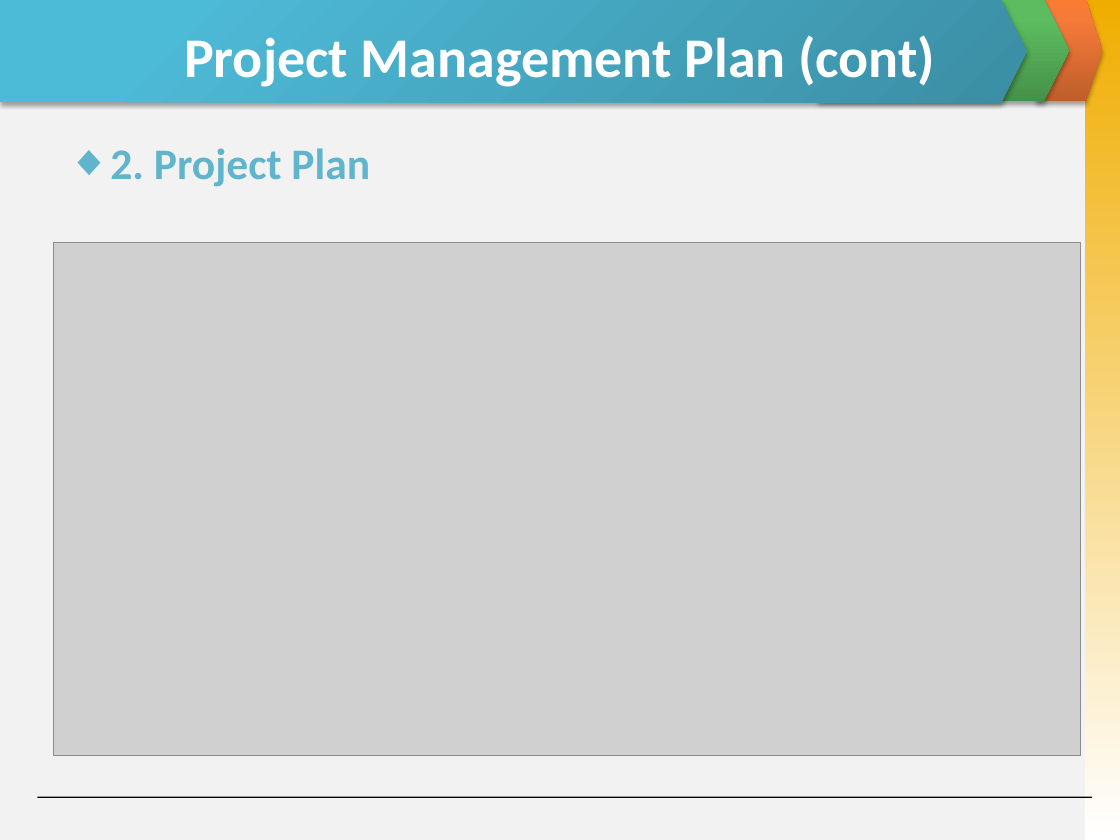
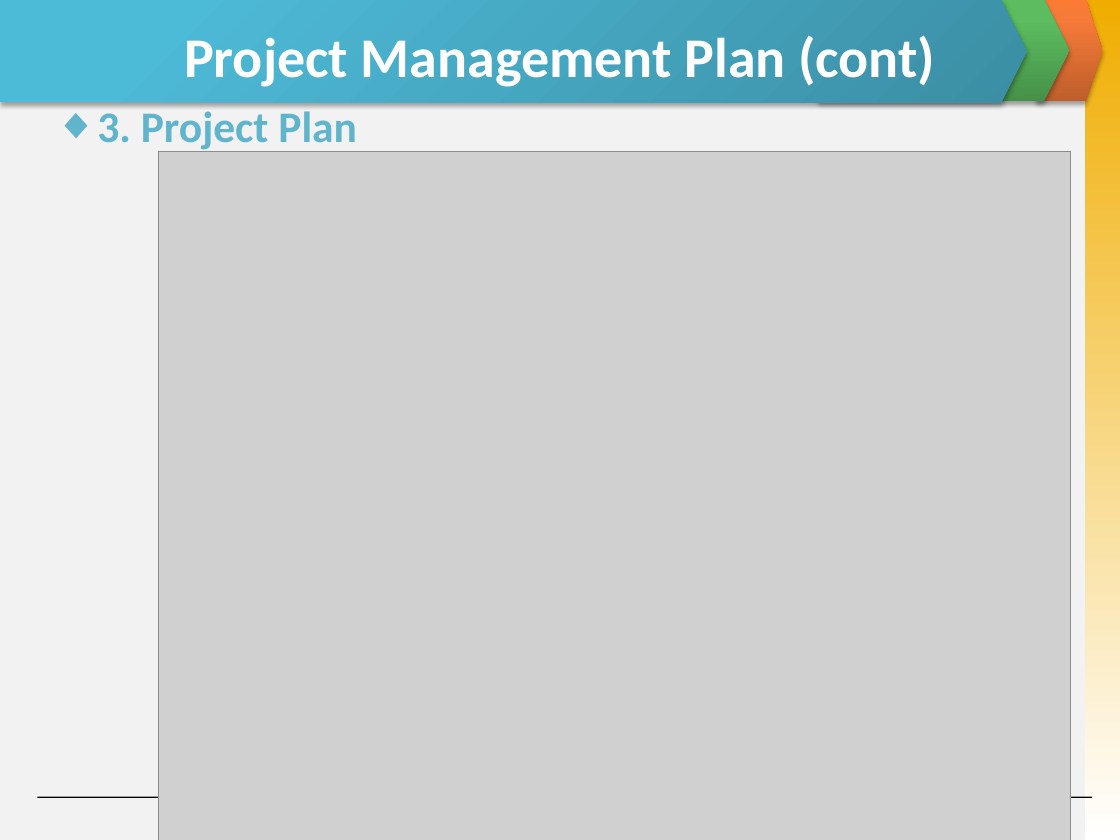
Before and after one commit to skyview059/e-learning-website, a slide deck: slide 13 of Document/Final report/Slide Present E-Learning.pptx (slide 12 before the commit). Drawn at 1120x840 pixels with LibreOffice and Linux fonts; fonts in the diff are those of the drawing; grey boxes stand for pictures. Boxes give left, top, right and bottom in pixels: in the first picture for what was removed or moved away, otherwise in the second. Text is boxed around its words. In the diff, an @@ line names an element or a change of style, - is before the commit and + after.

```diff
--- a/Document/Final report/Slide Present E-Learning.pptx
+++ b/Document/Final report/Slide Present E-Learning.pptx
@@ text at [97, 106, 357, 153]: text changed @@
-◆ 2. Project Plan
+◆ 3. Project Plan
@@ picture: place and size @@
-picture at [54, 243, 1081, 756]
+picture at [159, 151, 1071, 840]
```
Also in this commit, not shown: 10 other slides changed, 4 slides added, 4 slides removed, 2 other files.
